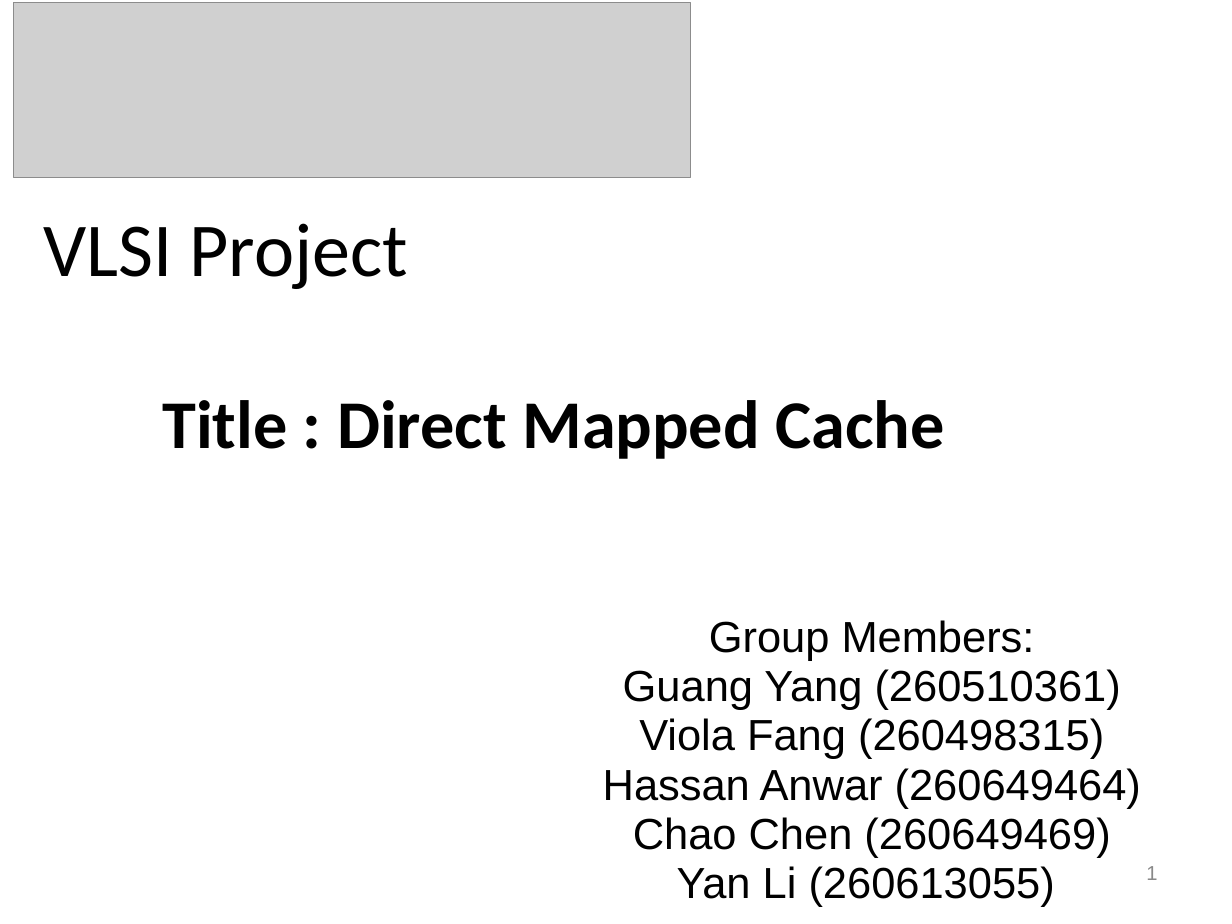
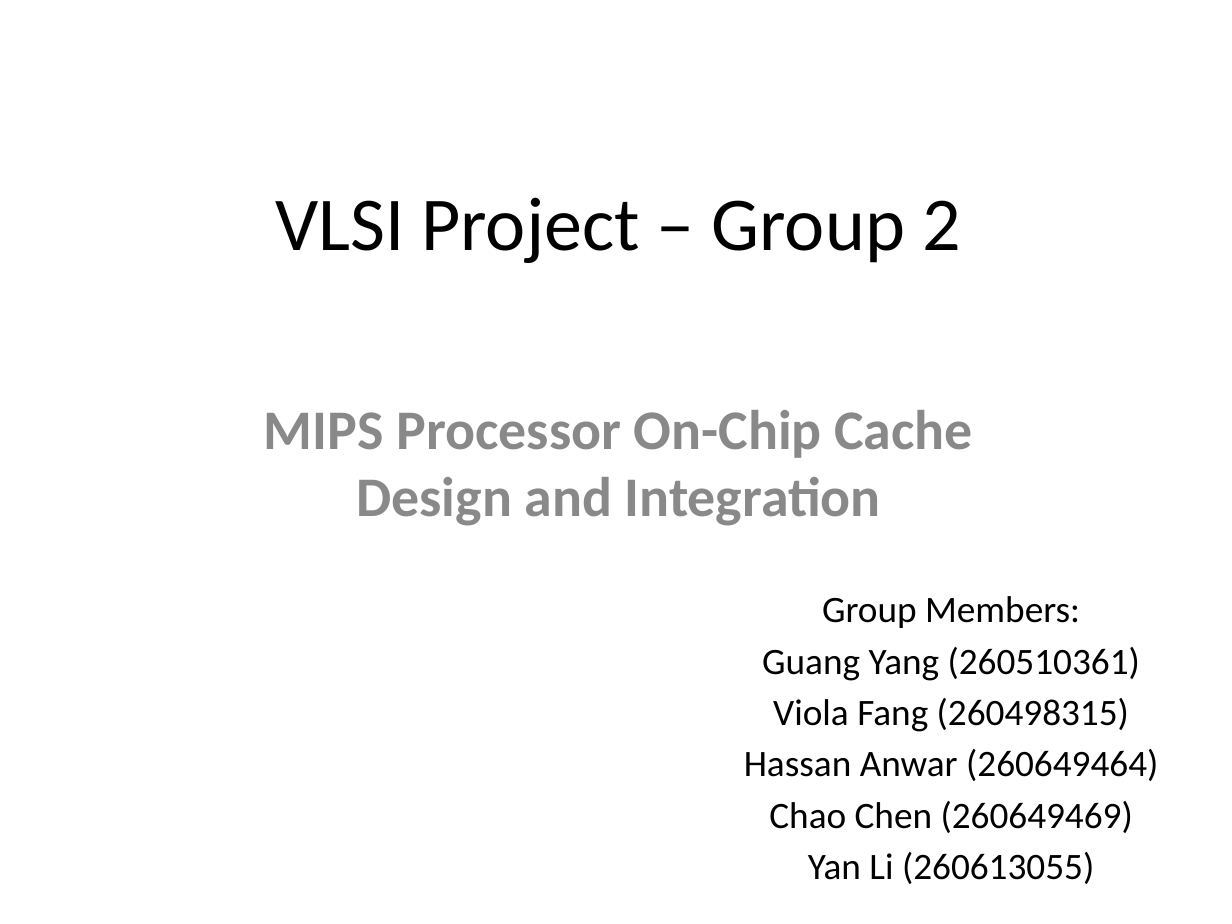
Before and after one commit to Latootoo/ECSE_548, a slide deck: slide 1 of Reports/presentation/Vlsi_project_presentation.ppt. Drawn at 1232x924 pixels with LibreOffice and Linux fonts; fonts in the diff are those of the drawing; grey boxes stand for pictures; background and template pictures are left out. Boxes give left, top, right and bottom in pixels: in the first picture for what was removed or moved away, otherwise in the second. Text is boxed around its words. In the diff, an @@ line names an element or a change of style, - is before the commit and + after.

```diff
--- a/Reports/presentation/Vlsi_project_presentation.ppt
+++ b/Reports/presentation/Vlsi_project_presentation.ppt
@@ picture removed at (13, 2, 691, 178) @@
@@ title at (275, 197, 960, 263): text changed @@
-VLSI Project
+VLSI Project – Group 2
@@ subtitle removed at (162, 400, 944, 459) @@
-Title : Direct Mapped Cache
@@ subtitle added at (264, 410, 973, 526), 36 pt, text #898989, bold @@
+MIPS Processor On-Chip Cache Design and Integration
@@ text "Group Members:": place and size @@
-text "Group Members:" at (603, 620, 1141, 907)
+text "Group Members:" at (744, 596, 1158, 884)
@@ text "Group Members:" at (744, 596, 1158, 884): vertical alignment middle to top @@
@@ text at (744, 596, 1158, 833): text changed; size 28 to 24 pt; font Arial to Calibri @@
-Group Members:
-Guang Yang (260510361) Viola Fang (260498315) Hassan Anwar (260649464) Chao Chen (260649469)
+Group Members:
+Guang Yang (260510361)
+Viola Fang (260498315)
+Hassan Anwar (260649464)
+Chao Chen (260649469)
@@ text at (808, 852, 1094, 884): size 28 to 24 pt, font Arial to Calibri in "Yan Li (260613055)"; indent changed; more space between paragraphs @@
@@ page number removed at (1146, 866, 1157, 880) @@
-1
```
Also in this commit, not shown: 4 other slides changed, 8 slides added, 1 slide removed, 4 other files.
